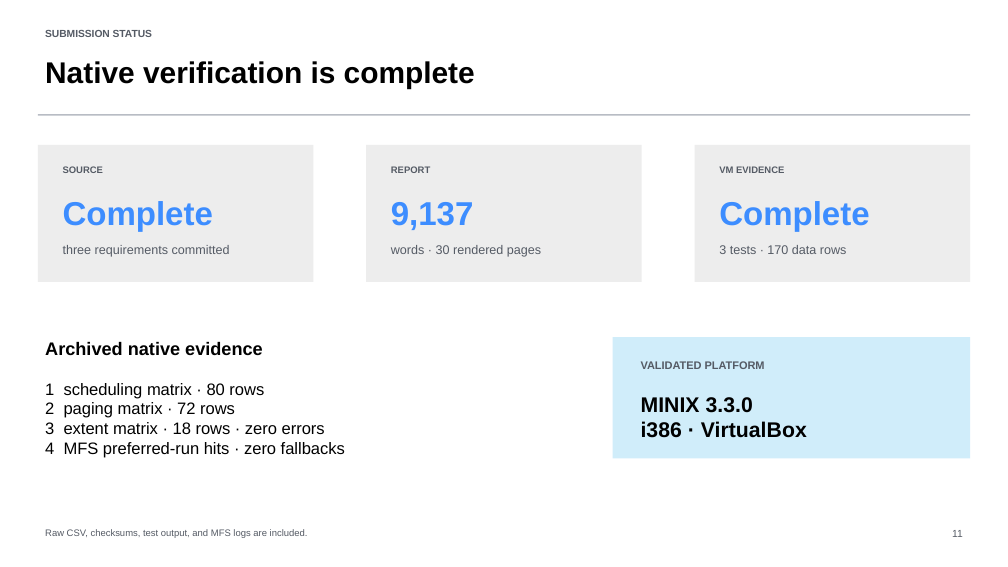
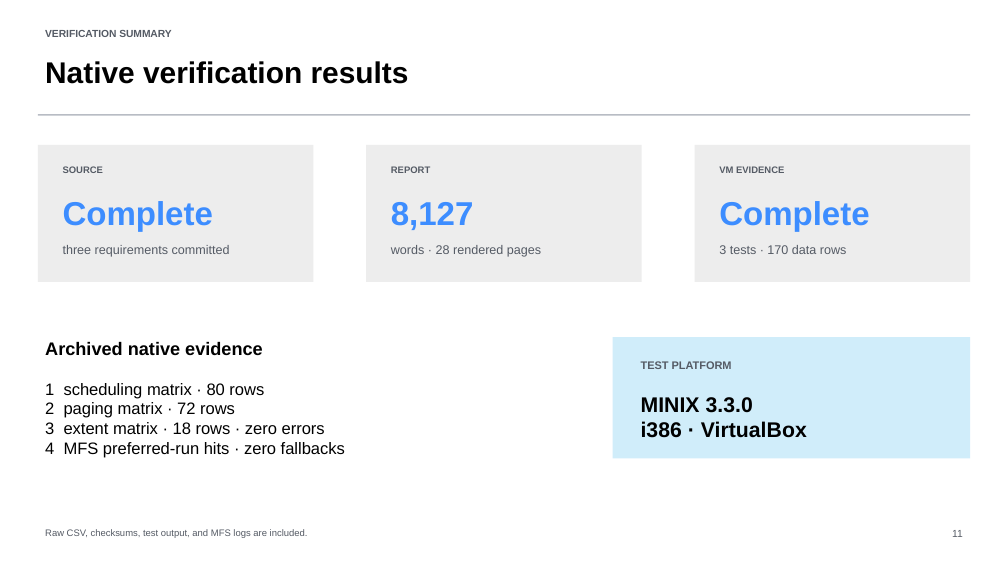
Before and after one commit to Rodina761/CSE335-MINIX-Project, a slide deck: slide 11 of project-deliverables/CSE335_MINIX_Project_Presentation.pptx. Drawn at 1008x567 pixels with LibreOffice and Linux fonts; fonts in the diff are those of the drawing. Boxes give left, top, right and bottom in pixels: in the first picture for what was removed or moved away, otherwise in the second. Text is boxed around its words. In the diff, an @@ line names an element or a change of style, - is before the commit and + after.

Commit message:
docs: prepare university submission artifacts

```diff
--- a/project-deliverables/CSE335_MINIX_Project_Presentation.pptx
+++ b/project-deliverables/CSE335_MINIX_Project_Presentation.pptx
@@ text at [45, 30, 171, 37]: text changed @@
-SUBMISSION STATUS
+VERIFICATION SUMMARY
@@ text at [45, 61, 409, 84]: text changed @@
-Native verification is complete
+Native verification results
@@ text at [391, 202, 474, 230]: text changed @@
-9,137
+8,127
@@ text at [391, 245, 541, 257]: text changed @@
-words · 30 rendered pages
+words · 28 rendered pages
@@ text at [641, 361, 732, 369]: text changed @@
-VALIDATED PLATFORM
+TEST PLATFORM
```
Also in this commit, not shown: 2 other slides changed, 6 other files.
